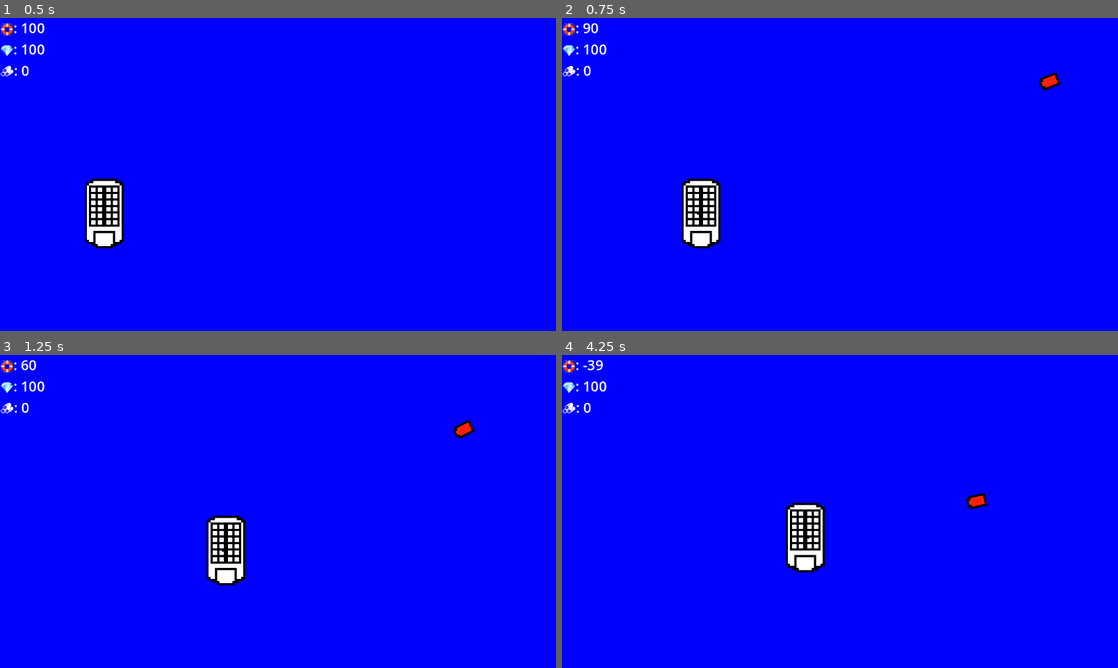
Above: before the commit, frames 1-4 (two rows, left to right).
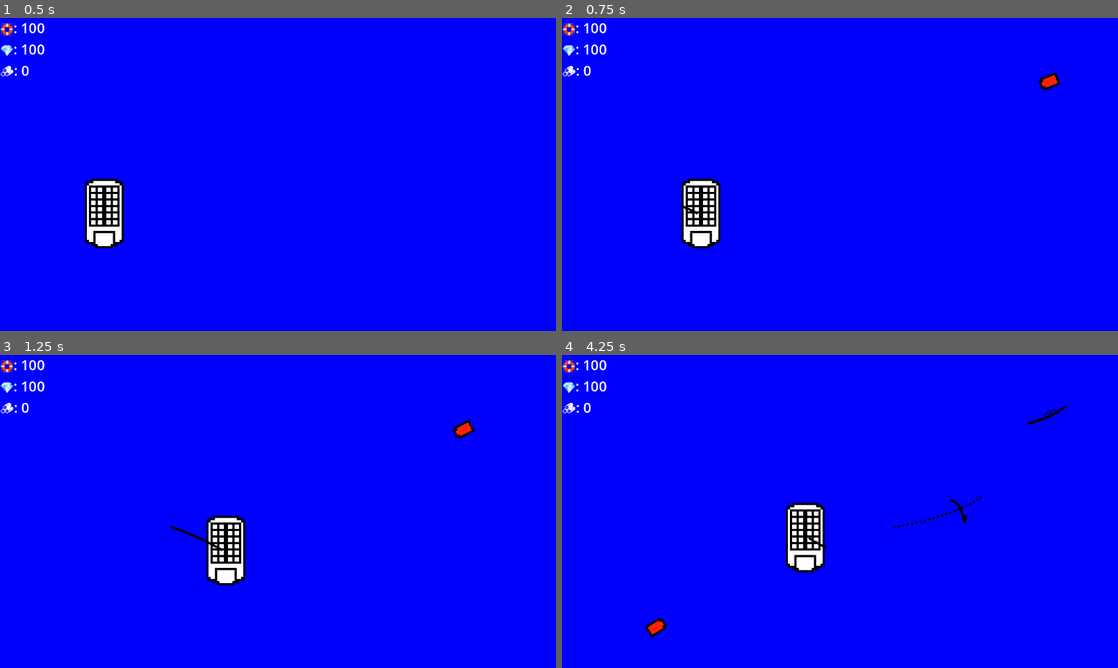
Above: after the commit, the same moments.

Repository: JoeyShapiro/ContainerCaptain
Game: Godot game, scene res://main.tscn
Same seed, same stepped clock (60 frames per second), same inputs: the game is played once before the commit and once after it.
Inputs:
- Up to frame 1 (0.5 s): no input
- Up to frame 2 (0.75 s): tap Enter at 0.5 s; hold Right (move_right) from 0.53 s (still down); hold Space (shoot) from 0.53 s (still down)
- Up to frame 3 (1.25 s): keep holding Right (move_right); keep holding Space (shoot)
- Up to frame 4 (4.25 s): release Right (move_right) at 1.28 s; release Space (shoot) at 1.28 s; hold Down (move_down) 1.28-2.03 s; tap Space (shoot) at 1.35, 2.85 s; hold Right (move_right) 2.03-2.78 s; hold Space (shoot) 2.03-2.78 s; hold Up (move_up) 2.78-3.53 s; hold Left (move_left) from 3.53 s (still down); hold Space (shoot) from 3.53 s (still down)

Frame 1 is identical in both runs. In frame 2, less than 0.1% of the frame differs, in the area x 3-25%, y 1-63%; in frame 3, 0.1%; in frame 4, 0.6%, in the area x 3-91%, y 1-91%.
Error after the commit: Invalid access of index '0' on a base object of type: 'Array[Node]'. (res://player.gd:60)

Commit message:
made layers

Diff:
--- a/bullet.tscn
+++ b/bullet.tscn
@@ -19,6 +19,7 @@
 
 [node name="CharacterBody2D" type="CharacterBody2D"]
 collision_layer = 0
+collision_mask = 5
 script = ExtResource("1_11rmv")
 
 [node name="AnimatedSprite2D" type="AnimatedSprite2D" parent="."]
--- a/pirateRam.tscn
+++ b/pirateRam.tscn
@@ -19,6 +19,8 @@
 height = 128.0
 
 [node name="CharacterBody2D" type="CharacterBody2D" groups=["enemy"]]
+collision_layer = 4
+collision_mask = 7
 script = ExtResource("1_137oy")
 metadata/_edit_group_ = true
 
--- a/player.tscn
+++ b/player.tscn
@@ -25,6 +25,8 @@
 height = 132.0
 
 [node name="Player" type="CharacterBody2D"]
+collision_layer = 2
+collision_mask = 3
 script = ExtResource("1_uaiom")
 bullet_scene = ExtResource("2_rmgub")
 metadata/_edit_group_ = true
--- a/project.godot
+++ b/project.godot
@@ -52,6 +52,12 @@
 ]
 }
 
+[layer_names]
+
+2d_physics/layer_1="General"
+2d_physics/layer_2="Player"
+2d_physics/layer_3="Enemy"
+
 [rendering]
 
 renderer/rendering_method="gl_compatibility"
